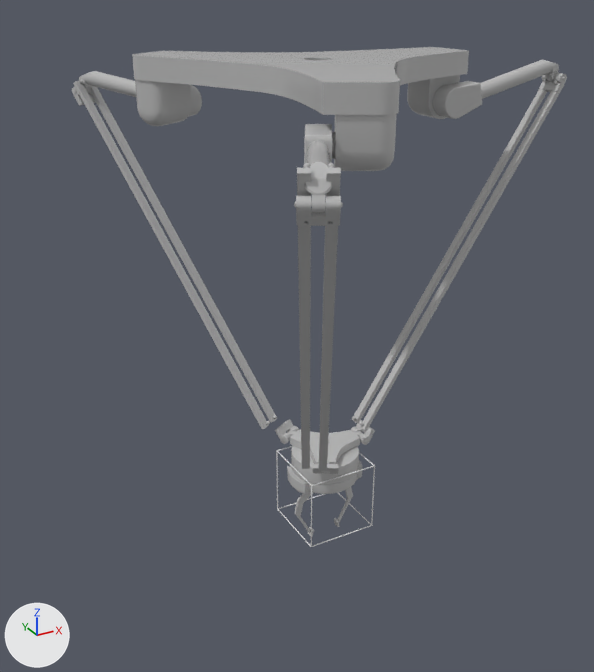
Before and after pictures for a commit that changed the FBX model models/Animations.fbx.
The view is the same before and after, from a 50 mm lens placed at (-0.881, -1.513, 1.3), pointed at (-0.021, 0.051, 0.518). Lighting does not change. The marker at lower left points along +X, +Y and +Z. Where no turn or scale is listed for an object, it has been applied to the vertices.

Objects in the first picture: 'Base', 'Contr_hand', 'Engine', 'Holder1', 'Holder2', 'Krestovina', 'Main_hand_002', 'Main_hand_003', 'Main_hand_1', 'Rod_L_002', 'Rod_L_003', 'Rod_L_1', 'Rod_R_002', 'Rod_R_003', 'Rod_R_1'.
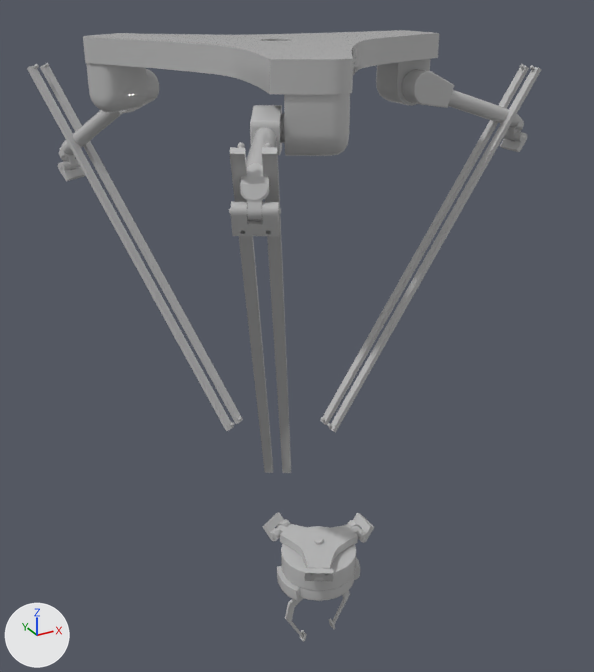
Not drawn themselves, but carrying or shaping drawn objects: ob_point010, ob_point019, ob_point003, ob_point002, ob_point018, ob_contr_main, ob_point011.

Location of each change, [x1, y1, x2, y2] in pixels of the pictures (594 x 672 px):
'Base', moved: before [132, 47, 469, 171]; after [83, 30, 439, 156]
'Rod_R_002', moved: before [73, 79, 270, 429]; after [27, 64, 234, 431]
'Rod_L_1', moved: before [359, 80, 564, 431]; after [328, 65, 541, 432]
'Rod_R_1', moved: before [352, 79, 548, 424]; after [320, 64, 529, 425]
'Rod_L_002', moved: before [90, 86, 277, 423]; after [40, 63, 243, 424]
'Rod_R_003', moved: before [319, 163, 341, 469]; after [262, 142, 291, 473]
'Rod_L_003', moved: before [297, 163, 311, 469]; after [230, 142, 273, 473]
'Engine', moved: before [287, 445, 362, 495]; after [277, 526, 360, 602]
'Main_hand_003', moved, turned: before [294, 124, 343, 213]; after [229, 105, 285, 220]
'Main_hand_1', moved, turned: before [433, 60, 565, 119]; after [402, 69, 526, 141]
'Krestovina', moved: before [282, 429, 368, 473]; after [271, 524, 366, 581]
'Main_hand_002', moved, turned: before [73, 71, 202, 117]; after [59, 69, 159, 170]
'Bracket_t_003', moved: before [296, 196, 341, 226]; after [231, 201, 279, 236]
'Bracket_t_1', moved: before [539, 73, 567, 93]; after [500, 130, 527, 152]
'Bracket_b_002', moved: before [275, 419, 299, 444]; after [262, 512, 290, 541]
'Bracket_b_1', moved: before [351, 420, 375, 445]; after [347, 513, 374, 543]
'Contr_hand', no longer drawn: before [276, 446, 375, 547]
'Holder2', moved: before [295, 493, 314, 537]; after [285, 599, 307, 642]
'Bracket_b_003', moved, turned: before [313, 464, 338, 474]; after [305, 568, 333, 581]
'Bracket_t_002', moved: before [72, 87, 96, 106]; after [58, 159, 85, 181]
'Holder1', moved: before [334, 487, 353, 527]; after [329, 590, 350, 630]

The edits, one by one:
Object 'Main_hand_003' (ob_main_hand_003) moves from (-0.175, -0.302, 1.037) to (-0.285, -0.333, 1.078).
Object 'Main_hand_003' (ob_main_hand_003) turns from (0, 14, -120) to (0, 19, -120) degrees about x, y and z.
Object 'Point018' (ob_point018) moves from (-0.329, -0.57, 1.016) to (-0.438, -0.598, 1.027).
Object 'Rod_L_003' (ob_rod_l_003) moves from (-0.337, -0.552, 1.065) to (-0.448, -0.582, 1.107).
Object 'Rod_R_002' (ob_rod_r_002) moves from (-0.337, 0.552, 1.065) to (-0.448, 0.521, 1.107).
Object 'Point010' (ob_point010) moves from (-0.33, 0.571, 1.041) to (-0.405, 0.479, 0.882).
Object 'Engine' (ob_engine) moves from (0.043, 0.021, 0.159) to (-0.105, -0.205, 0.063).
Object 'Point003' (ob_point003) moves from (0.147, 0.0206, 0.215) to (-0.00133, -0.205, 0.118).
Object 'Krestovina' (ob_krestovina) moves from (0.043, 0.021, 0.204) to (-0.105, -0.205, 0.107).
Object 'Contr_hand' (ob_contr_hand) moves from (43.4, 20.66, -1088.0) to (5.165, -174.1, -1226.0).
Object 'Rod_L_002' (ob_rod_l_002) moves from (-0.309, 0.568, 1.065) to (-0.419, 0.537, 1.107).
Object 'Main_hand_1' (ob_main_hand_1) moves from (0.349, 0.0, 1.037) to (0.239, -0.031, 1.078).
Object 'Main_hand_1' (ob_main_hand_1) turns from (0, 3.2, 0) to (0, 34, 0) degrees about x, y and z.
Object 'Rod_L_1' (ob_rod_l_1) moves from (0.646, -0.016, 1.065) to (0.536, -0.047, 1.107).
Object 'Rod_R_003' (ob_rod_r_003) moves from (-0.309, -0.568, 1.065) to (-0.419, -0.599, 1.107).
Object 'Base' (ob_base) moves from (0.0, 0.0, 1.094) to (-0.11, -0.031, 1.136).
Object 'Point002' (ob_point002) moves from (0.657, 0.0, 1.073) to (0.522, -0.0308, 0.951).
Object 'Holder1' (ob_holder1) moves from (0.064, 0.021, 0.146) to (-0.084, -0.205, 0.049).
Object 'Point019' (ob_point019) moves from (-0.00841, -0.0691, 0.214) to (-0.157, -0.295, 0.118).
Object 'Point019' (ob_point019) turns from (0, 53, 60) to (0, 66, 60) degrees about x, y and z.
Object 'Rod_R_1' (ob_rod_r_1) moves from (0.646, 0.016, 1.065) to (0.536, -0.014, 1.107).
Object 'Main_hand_002' (ob_main_hand_002) moves from (-0.175, 0.302, 1.037) to (-0.285, 0.271, 1.078).
Object 'Main_hand_002' (ob_main_hand_002) turns from (0, 9.2, 120) to (0, 49, 120) degrees about x, y and z.
Object 'Contr_Main' (ob_contr_main) moves from (0.0, 0.0, 1.176) to (-0.11, -0.0308, 1.217).
Object 'Holder2' (ob_holder2) moves from (0.022, 0.021, 0.146) to (-0.126, -0.205, 0.049).
Object 'Point011' (ob_point011) moves from (-0.00859, 0.111, 0.215) to (-0.157, -0.115, 0.118).
